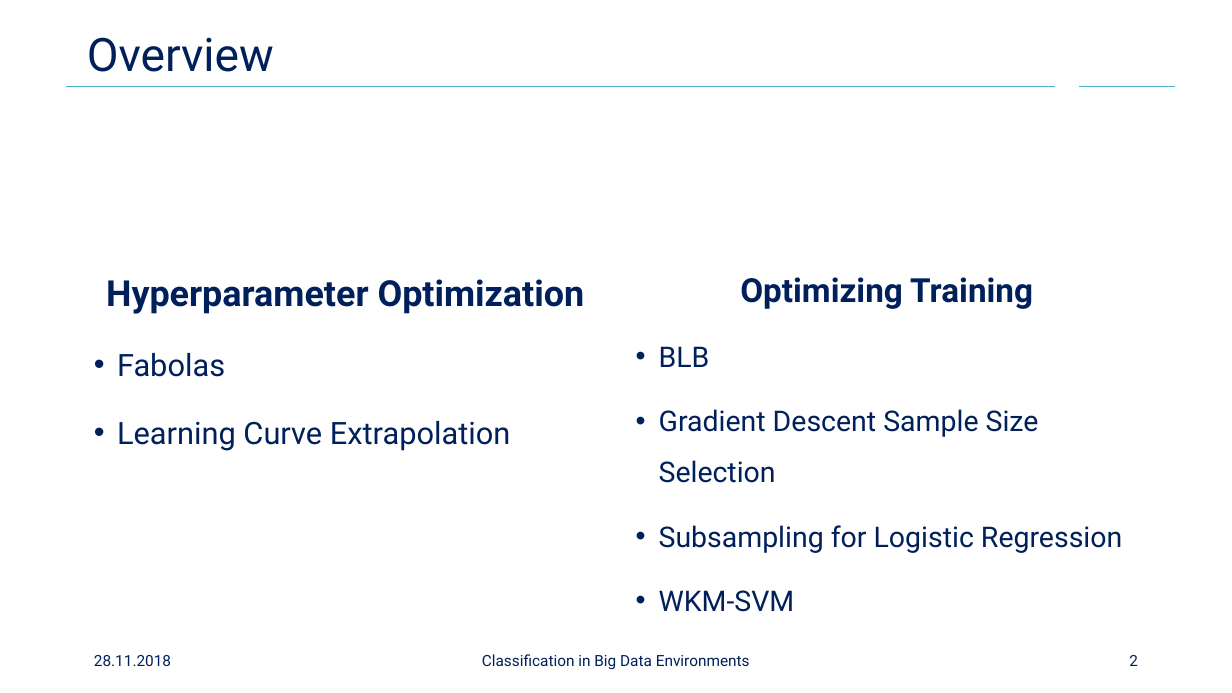
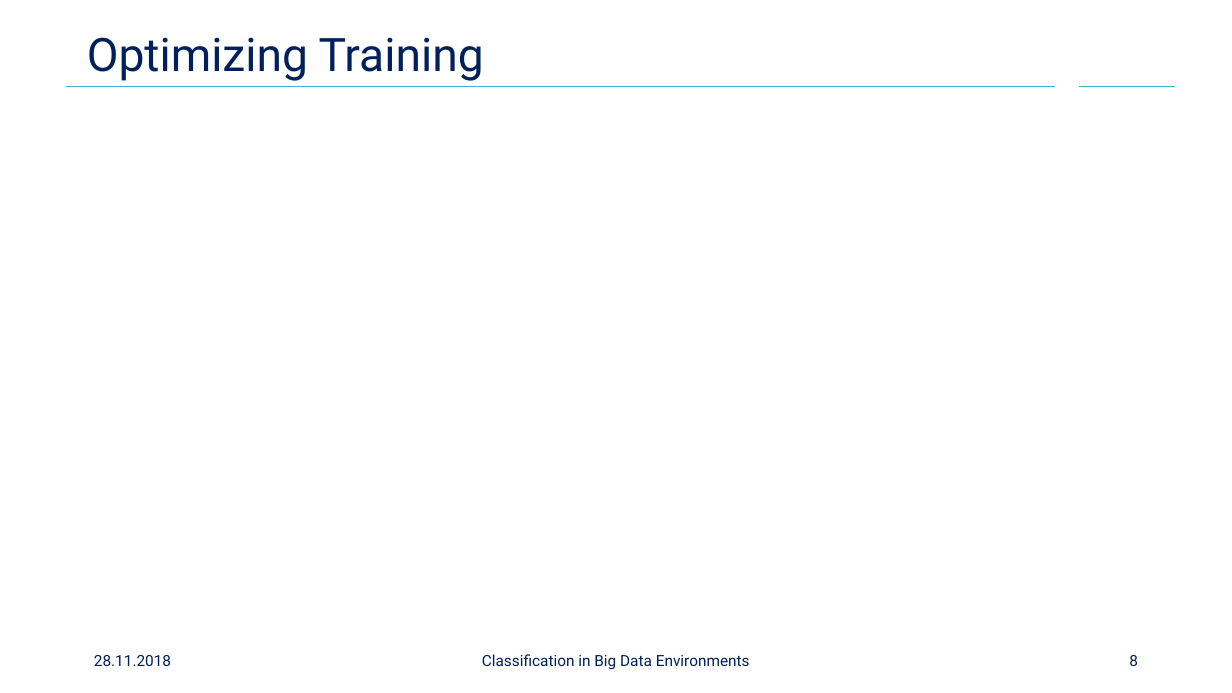
Before and after one commit to Cortys/aml-seminar, a slide deck: slide 8 of presentation/presentation.pptx (slide 2 before the commit). Drawn at 1232x693 pixels with LibreOffice and Linux fonts; fonts in the diff are those of the drawing; background and template pictures are left out. Boxes give left, top, right and bottom in pixels: in the first picture for what was removed or moved away, otherwise in the second. Text is boxed around its words. In the diff, an @@ line names an element or a change of style, - is before the commit and + after.

```diff
--- a/presentation/presentation.pptx
+++ b/presentation/presentation.pptx
@@ title at [87,37,484,81]: text changed @@
-Overview
+Optimizing Training
@@ text removed at [106,279,585,451] @@
-Hyperparameter Optimization
-• Fabolas
-• Learning Curve Extrapolation
@@ text removed at [659,277,1122,612] @@
-Optimizing Training
-• BLB
-• Gradient Descent Sample Size Selection
-• Subsampling for Logistic Regression
-• WKM-SVM
@@ page number at [1129,655,1138,666]: text changed @@
-2
+8
```
Also in this commit, not shown: 5 slides added, 6 other files.
